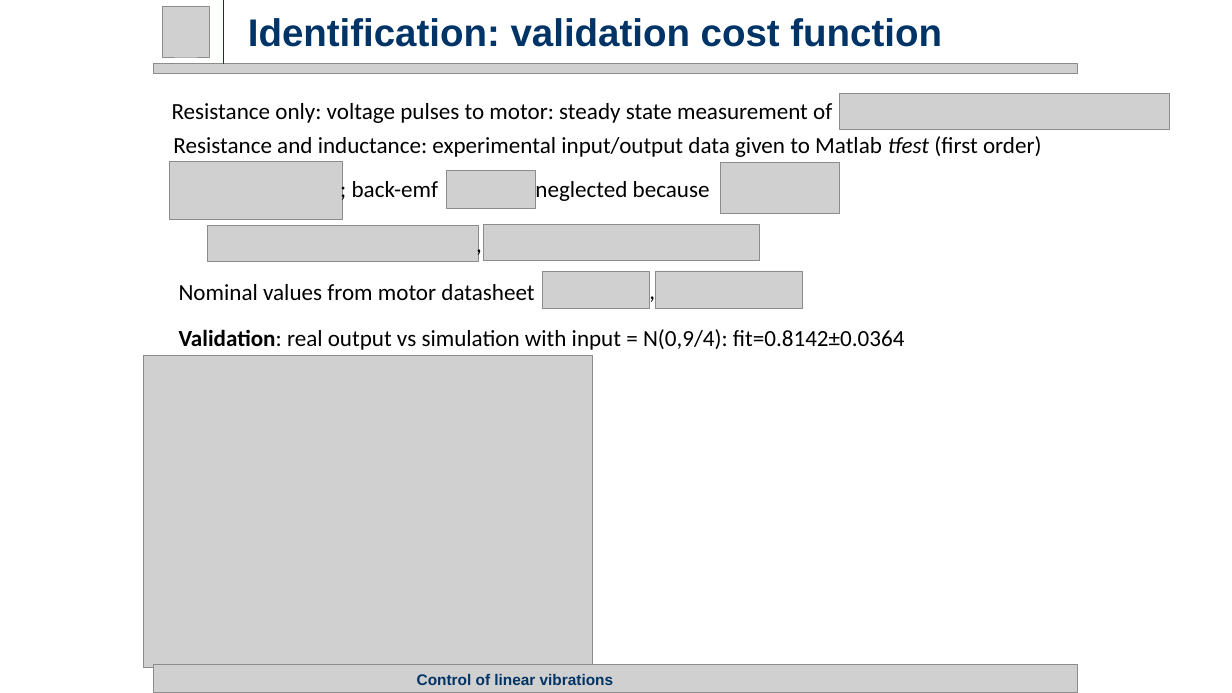
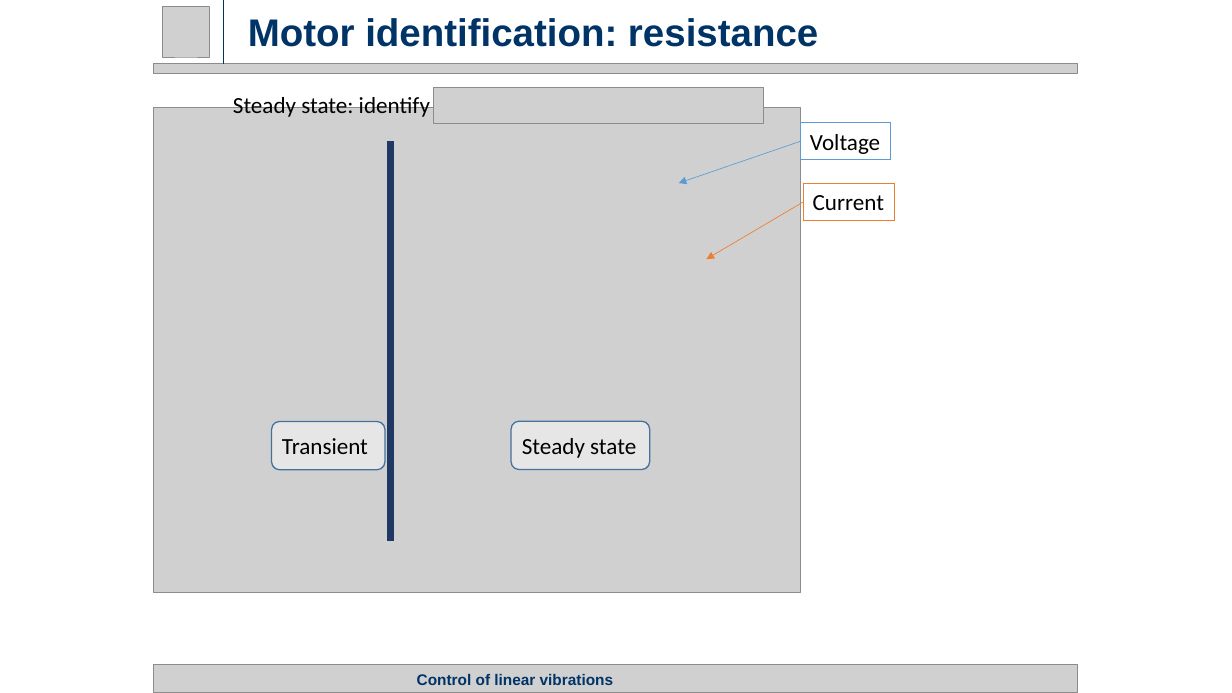
Before and after one commit to rssalessio/Control-Linear-Vibrations, a slide deck: slide 12 of finalPresentation/Part 1/Part1.pptx (slide 11 before the commit). Drawn at 1232x693 pixels with LibreOffice and Linux fonts; fonts in the diff are those of the drawing; grey boxes stand for pictures. Boxes give left, top, right and bottom in pixels: in the first picture for what was removed or moved away, otherwise in the second. Text is boxed around its words. In the diff, an @@ line names an element or a change of style, - is before the commit and + after.

```diff
--- a/finalPresentation/Part 1/Part1.pptx
+++ b/finalPresentation/Part 1/Part1.pptx
@@ title at bbox=[248, 18, 818, 47]: text changed @@
-Identification: validation cost function
+Motor identification: resistance
@@ picture added at bbox=[433, 88, 763, 124] @@
@@ picture added at bbox=[154, 107, 801, 592] @@
@@ text removed at bbox=[172, 103, 832, 123] @@
-Resistance only: voltage pulses to motor: steady state measurement of
@@ text added at bbox=[233, 94, 430, 117], 18 pt, text #000000 @@
+Steady state: identify
@@ picture removed at bbox=[840, 93, 1170, 129] @@
@@ text removed at bbox=[173, 136, 1042, 157] @@
-Resistance and inductance: experimental input/output data given to Matlab tfest (first order)
@@ line added from (391, 141) to (391, 541), #203864 5 pt @@
@@ arrow added from (801, 141) to (679, 183), #5B9BD5 0.5 pt @@
@@ rectangle added at bbox=[801, 123, 891, 160], outline #5B9BD5 0.75 pt, 18 pt, text #000000 @@
+Voltage
@@ picture removed at bbox=[169, 162, 343, 220] @@
@@ text removed at bbox=[352, 177, 710, 203] @@
-; back-emf neglected because
@@ picture removed at bbox=[446, 171, 536, 209] @@
@@ picture removed at bbox=[721, 163, 840, 214] @@
@@ arrow added from (804, 201) to (707, 259), #ED7D31 0.5 pt @@
@@ rectangle added at bbox=[804, 183, 895, 220], outline #ED7D31 0.75 pt, 18 pt, text #000000 @@
+Current
@@ picture removed at bbox=[208, 226, 479, 262] @@
@@ text removed at bbox=[470, 225, 485, 262] @@
-,
@@ picture removed at bbox=[484, 225, 760, 261] @@
@@ text removed at bbox=[179, 284, 534, 300] @@
-Nominal values from motor datasheet
@@ picture removed at bbox=[543, 271, 650, 309] @@
@@ text removed at bbox=[640, 272, 665, 309] @@
-,
@@ picture removed at bbox=[655, 271, 802, 309] @@
@@ text removed at bbox=[179, 329, 904, 350] @@
-Validation: real output vs simulation with input = N(0,9/4): fit=0.8142±0.0364
@@ picture removed at bbox=[143, 356, 593, 667] @@
@@ rounded rectangle added at bbox=[272, 421, 385, 470], fill #E7E6E6, outline #43739E 1 pt @@
@@ text added at bbox=[282, 438, 368, 454], 18 pt, text #000000 @@
+Transient
@@ rounded rectangle added at bbox=[511, 421, 650, 470], fill #E7E6E6, outline #43739E 1 pt @@
@@ text added at bbox=[522, 438, 636, 458], 18 pt, text #000000 @@
+Steady state
```
Also in this commit, not shown: 2 other slides changed, 2 slides added, 2 other files.
